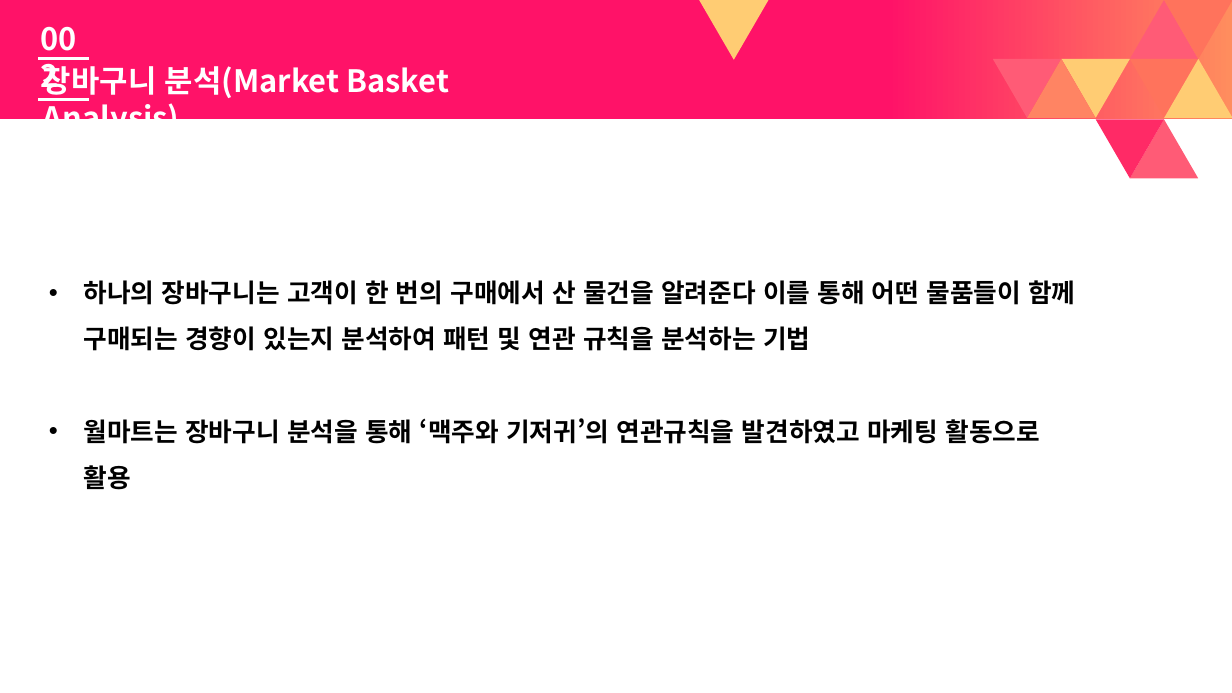
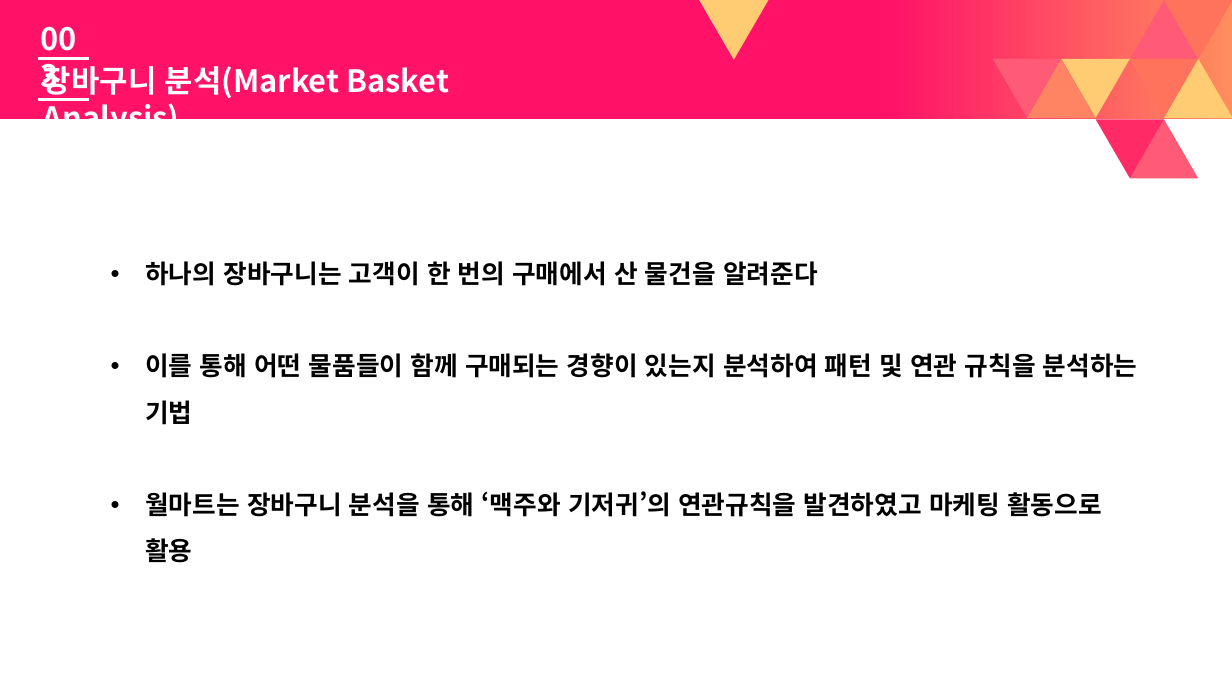
Before and after one commit to vlufoot/smu_team_6, a slide deck: slide 5 of 빅데이터 Presentation darft.pptx. Drawn at 1232x693 pixels with LibreOffice and Linux fonts; fonts in the diff are those of the drawing. Boxes give left, top, right and bottom in pixels: in the first picture for what was removed or moved away, otherwise in the second. Text is boxed around its words. In the diff, an @@ line names an element or a change of style, - is before the commit and + after.

Commit message:
Add files via upload
피피티 진영오빠꺼 정리좀 하구 뒤에 승원님이 분석하신 자료 올렸어요

```diff
--- a/빅데이터 Presentation darft.pptx
+++ b/빅데이터 Presentation darft.pptx
@@ text "하나의 장바구니는 고객이 한 번의 ...": place and size @@
-text "하나의 장바구니는 고객이 한 번의 ..." at <box>83,280,1075,490</box>
+text "하나의 장바구니는 고객이 한 번의 ..." at <box>145,261,1138,563</box>
@@ text at <box>145,261,1138,425</box>: text changed @@
-• 하나의 장바구니는 고객이 한 번의 구매에서 산 물건을 알려준다 이를 통해 어떤 물품들이 함께 구매되는 경향이 있는지 분석하여 패턴 및 연관 규칙을 분석하는 기법
+• 하나의 장바구니는 고객이 한 번의 구매에서 산 물건을 알려준다
+• 이를 통해 어떤 물품들이 함께 구매되는 경향이 있는지 분석하여 패턴 및 연관 규칙을 분석하는 기법
```
Also in this commit, not shown: 17 other slides changed, 13 slides added.
